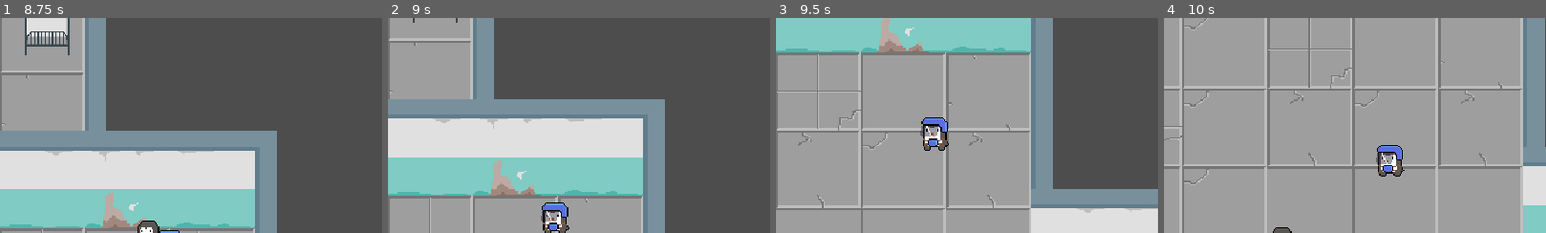
Above: before the commit, frames 1-4 (left to right).
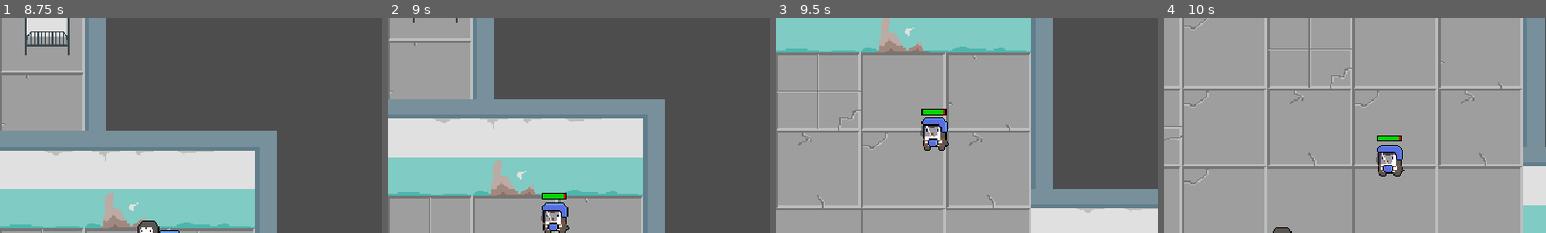
Above: after the commit, the same moments.

Repository: thechristinedo/pebbles-goes-to-penguin-prison
Game: Godot game, scene res://menu.tscn
Two runs of this game, one before a commit and one after it. Both use one fixed random seed, a clock stepped at 60 frames per second and the inputs below.
Inputs (mouse positions are % of the whole screen's width and height, from its top left):
- Up to frame 1 (8.75 s): click "Play" at 0.5 s; tap Enter at 1.25, 2.75, 4.25 s; move the mouse to (72, 45) at 1.27 s; hold D (right) 1.28-2.03 s; click (72, 45) at 1.35 s; tap Space at 2, 3.5, 5.75 s; move the mouse to (30, 55) at 2.02 s; hold S (down) 2.03-2.78 s; click (30, 55) at 2.1 s; move the mouse to (60, 28) at 2.77 s; hold D (right) 2.78-3.53 s; click (60, 28) at 2.85 s; move the mouse to (45, 70) at 3.52 s; hold W (up) 3.53-4.28 s; click (45, 70) at 3.6 s; move the mouse to (80, 65) at 4.27 s; hold A (left) 4.28-5.78 s; click (80, 65) at 4.35 s; move the mouse to (20, 35) at 5.02 s; click (20, 35) at 5.1 s; move the mouse to (55, 50) at 5.77 s; hold S (down) 5.78-6.53 s; click (55, 50) at 5.85 s; move the mouse to (35, 25) at 6.52 s; hold D (right) 6.53-7.28 s; click (35, 25) at 6.6 s; move the mouse to (72, 45) at 7.27 s; hold W (up) 7.28-8.03 s; click (72, 45) at 7.35 s; move the mouse to (30, 55) at 8.02 s; hold D (right) from 8.03 s (still down); click (30, 55) at 8.1 s
- Up to frame 2 (9 s): move the mouse to (60, 28) at 8.77 s; release D (right) at 8.78 s; hold S (down) from 8.78 s (still down); click (60, 28) at 8.85 s
- Up to frame 3 (9.5 s): keep holding S (down)
- Up to frame 4 (10 s): move the mouse to (45, 70) at 9.52 s; release S (down) at 9.53 s; hold A (left) from 9.53 s (still down); click (45, 70) at 9.6 s
The pictures show only the part of the screen within x 32-82%, y 0-50%; the shares and areas given below are measured in that part.

Frame 1 is identical in both runs. In frame 2, 0.2% of the frame differs, in the area x 40-47%, y 81-85%; in frame 3, 0.2%, in the area x 38-45%, y 42-46%; in frame 4, 0.2%.

Commit message:
Added Enemy Healthbar

Diff:
--- a/Enemies/fat_penguin_cop.gd
+++ b/Enemies/fat_penguin_cop.gd
@@ -9,6 +9,7 @@
 
 
 func _physics_process(delta):
+	update_health()
 	if pebbles_chase:
 		player = get_node("../Pebbles")
 		position += (pebbles.position - position)/speed
@@ -21,6 +22,11 @@
 
 		move_and_collide(Vector2.ZERO)
 
+func _on_detection_radius_body_entered(body):
+	if body.name == "Pebbles":
+		pebbles = body
+		pebbles_chase = true
+
 func take_damage(damage: int) -> void:
 	#take damage
 	health -= damage
@@ -28,12 +34,23 @@
 	if health <= 0:
 		queue_free()
 
-func _on_detection_radius_body_entered(body):
-	if body.name == "Pebbles":
-		pebbles = body
-		pebbles_chase = true
+func update_health():
+	var healthbar = $HealthBar
+	healthbar.value = health
 
+	if health >= 250:
+		healthbar.visible = false
+	else:
+		healthbar.visible = true
 
+func _on_regen_timer_timeout():
+	if health < 250:
+		health += 20
+		if health > 250:
+			health = 250
+
+	if health <= 0:
+		health = 0
 
 func _on_detection_radius_body_exited(body):
 	pass
--- a/Enemies/fat_penguin_cop.tscn
+++ b/Enemies/fat_penguin_cop.tscn
@@ -1,7 +1,8 @@
-[gd_scene load_steps=9 format=3 uid="uid://cfyn5xxip2okh"]
+[gd_scene load_steps=10 format=3 uid="uid://cfyn5xxip2okh"]
 
 [ext_resource type="Script" path="res://Enemies/fat_penguin_cop.gd" id="1_rkrr8"]
 [ext_resource type="Texture2D" uid="uid://cbt25cu4v7qkf" path="res://Enemies/Fat Penguin Cop/Sprites/penguin-police.png" id="2_2gou8"]
+[ext_resource type="Theme" uid="uid://dap64i2o0ns0x" path="res://Theme.tres" id="3_g3ud3"]
 
 [sub_resource type="CapsuleShape2D" id="CapsuleShape2D_7x8rt"]
 
@@ -57,9 +58,25 @@
 frame_progress = 0.851639
 
 [node name="Detection_Radius" type="Area2D" parent="."]
+visible = false
 
 [node name="CollisionShape2D" type="CollisionShape2D" parent="Detection_Radius"]
 shape = SubResource("CircleShape2D_matj5")
 
+[node name="HealthBar" type="ProgressBar" parent="."]
+offset_left = -11.0
+offset_top = -19.0
+offset_right = 94.0
+offset_bottom = 8.0
+scale = Vector2(0.2, 0.2)
+theme = ExtResource("3_g3ud3")
+max_value = 250.0
+show_percentage = false
+
+[node name="RegenTimer" type="Timer" parent="."]
+wait_time = 5.0
+autostart = true
+
 [connection signal="body_entered" from="Detection_Radius" to="." method="_on_detection_radius_body_entered"]
 [connection signal="body_exited" from="Detection_Radius" to="." method="_on_detection_radius_body_exited"]
+[connection signal="timeout" from="RegenTimer" to="." method="_on_regen_timer_timeout"]
--- /dev/null
+++ b/Theme.tres
@@ -0,0 +1,21 @@
+[gd_resource type="Theme" load_steps=3 format=3 uid="uid://dap64i2o0ns0x"]
+
+[sub_resource type="StyleBoxFlat" id="StyleBoxFlat_8b7na"]
+bg_color = Color(1, 0, 0, 1)
+border_width_left = 5
+border_width_top = 5
+border_width_right = 5
+border_width_bottom = 5
+border_color = Color(0, 0, 0, 1)
+
+[sub_resource type="StyleBoxFlat" id="StyleBoxFlat_mvd14"]
+bg_color = Color(0, 0.835294, 0, 1)
+border_width_left = 5
+border_width_top = 5
+border_width_right = 5
+border_width_bottom = 5
+border_color = Color(0.8, 0.8, 0.8, 0)
+
+[resource]
+ProgressBar/styles/background = SubResource("StyleBoxFlat_8b7na")
+ProgressBar/styles/fill = SubResource("StyleBoxFlat_mvd14")
